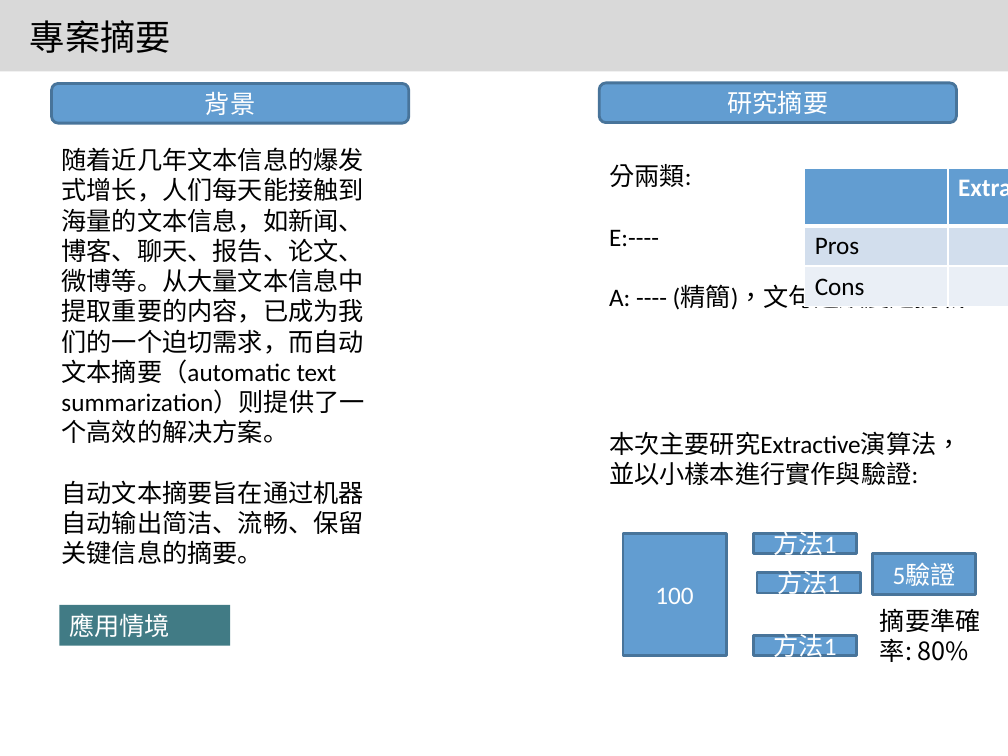
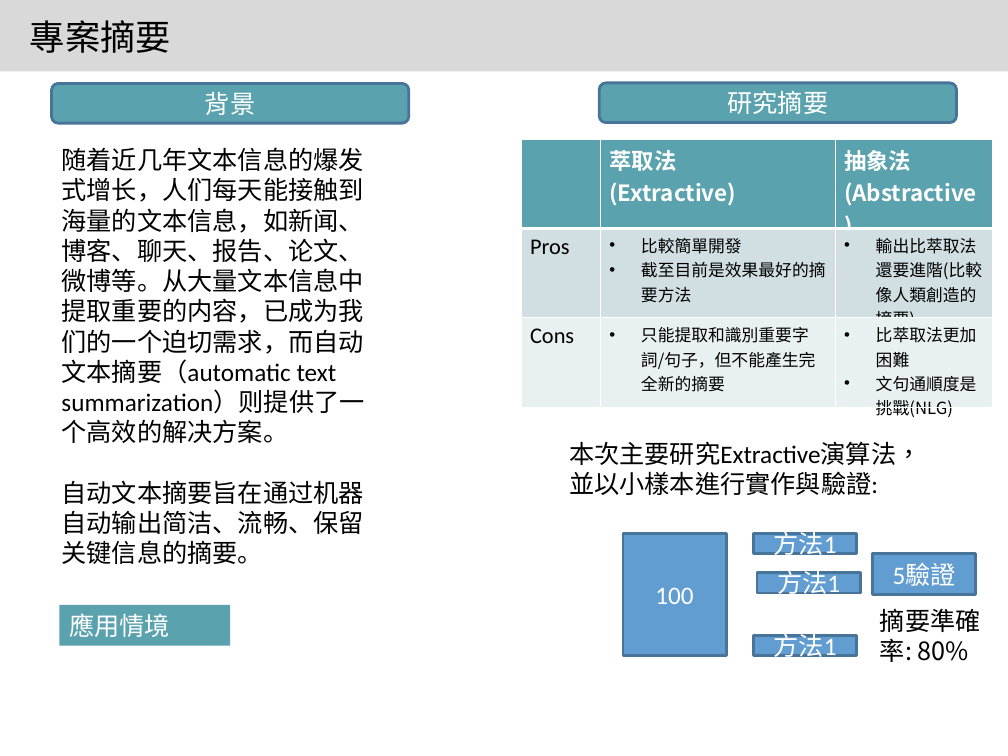
Before and after one commit to 1napcompsci/Automatic-Text-Summarization, a slide deck: slide 2 of Summarization with Yahoo - SETN/實習專案報告 Template.pptx. Drawn at 1008x756 pixels with LibreOffice and Linux fonts; fonts in the diff are those of the drawing. Boxes give left, top, right and bottom in pixels: in the first picture for what was removed or moved away, otherwise in the second. Text is boxed around its words. In the diff, an @@ line names an element or a change of style, - is before the commit and + after.

```diff
--- a/Summarization with Yahoo - SETN/實習專案報告 Template.pptx
+++ b/Summarization with Yahoo - SETN/實習專案報告 Template.pptx
@@ rounded rectangle "背景" at (x1=51, y1=84, x2=408, y2=123): fill #629DD1 to #5AA2AE @@
@@ rounded rectangle "研究摘要" at (x1=599, y1=83, x2=956, y2=122): fill #629DD1 to #5AA2AE @@
@@ table at (x1=521, y1=139, x2=993, y2=421) @@
-row 1, column 2: Extractive
+row 1, column 2: 萃取法 / (Extractive)
-row 1, column 3: Abstractive
+row 1, column 3: 抽象法 / (Abstractive)
-row 2, column 2: 
+row 2, column 2: 比較簡單開發 / 截至目前是效果最好的摘要方法
-row 2, column 3: 
+row 2, column 3: 輸出比萃取法還要進階(比較像人類創造的摘要)
-row 3, column 2: 
+row 3, column 2: 只能提取和識別重要字詞/句子，但不能產生完全新的摘要
-row 3, column 3: 
+row 3, column 3: 比萃取法更加困難 / 文句通順度是挑戰(NLG)
@@ fill #629DD1 to #5AA2AE in row 1 @@
@@ fill #D3DFEE to #D2E0E3 in row 2 @@
@@ fill #EAEFF7 to #EAF0F2 in row 3 @@
@@ size 18 to 16 pt in "Pros", "Cons" @@
@@ table resized from (x1=804, y1=168, x2=1008, y2=306) to (x1=521, y1=139, x2=993, y2=421) @@
@@ text removed at (x1=609, y1=164, x2=966, y2=310) @@
-分兩類:
-E:----
-A: ---- (精簡)，文句通順度是挑戰
@@ text "本次主要研究Extractive演算法，並以小樣本進行實作與驗證:" moved from (x1=609, y1=431, x2=961, y2=485) to (x1=569, y1=441, x2=921, y2=495) @@
@@ rectangle "應用情境" at (x1=59, y1=605, x2=230, y2=645): fill #417B85 to #5AA2AE @@
```
Also in this commit, not shown: 7 other slides changed.
